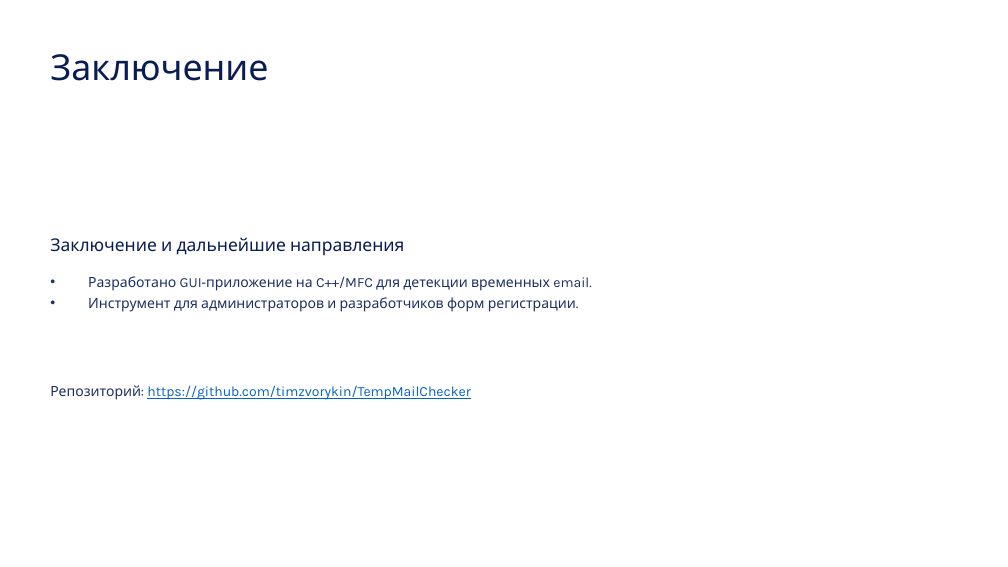
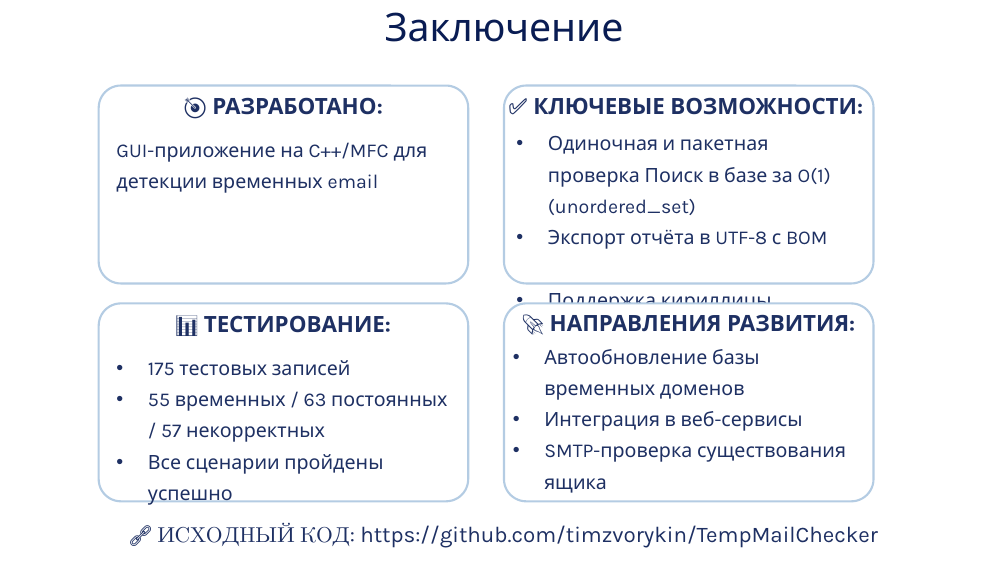
Before and after one commit to timzvorykin/TempMailChecker, a slide deck: slide 9 of Курсач презентация.pptx (slide 7 before the commit). Drawn at 1008x567 pixels with LibreOffice and Linux fonts; fonts in the diff are those of the drawing. Boxes give left, top, right and bottom in pixels: in the first picture for what was removed or moved away, otherwise in the second. Text is boxed around its words. In the diff, an @@ line names an element or a change of style, - is before the commit and + after.

```diff
--- a/Курсач презентация.pptx
+++ b/Курсач презентация.pptx
@@ text "Заключение": place and size @@
-text "Заключение" at (50,54,268,81)
+text "Заключение" at (385,12,624,42)
@@ text "Заключение" at (385,12,624,42): size 25.5 to 28 pt; alignment left to centre @@
@@ rounded rectangle added at (99,86,469,283), fill #FFFFFF, outline #B4CCE3 1.5 pt @@
@@ rounded rectangle added at (504,86,874,283), fill #FFFFFF, outline #B4CCE3 1.5 pt @@
@@ text added at (212,97,376,115), 16 pt, text #1E3063, bold @@
+🎯 РАЗРАБОТАНО:
@@ text added at (533,97,857,115), 16 pt, text #1E3063, bold @@
+✅ КЛЮЧЕВЫЕ ВОЗМОЖНОСТИ:
@@ text at (116,142,428,193): text changed; size 10 to 14 pt @@
-• Разработано GUI‑приложение на C++/MFC для детекции временных email.
-• Инструмент для администраторов и разработчиков форм регистрации.
+GUI-приложение на C++/MFC для детекции временных email
@@ text added at (548,167,831,304), 14 pt, text #1E3063 @@
+• Одиночная и пакетная проверка Поиск в базе за O(1)(unordered_set)
+• Экспорт отчёта в UTF-8 с BOM
+• Поддержка кириллицы
@@ text removed at (50,237,404,255) @@
-Заключение и дальнейшие направления
@@ rounded rectangle added at (99,303,469,501), fill #FFFFFF, outline #B4CCE3 1.5 pt @@
@@ text added at (204,315,385,333), 16 pt, text #1E3063, bold @@
+📊 ТЕСТИРОВАНИЕ:
@@ rounded rectangle added at (504,303,874,501), fill #FFFFFF, outline #B4CCE3 1.5 pt @@
@@ text added at (550,314,849,332), 16 pt, text #1E3063, bold @@
+🚀 НАПРАВЛЕНИЯ РАЗВИТИЯ:
@@ text added at (544,349,846,493), 14 pt, text #1E3063 @@
+• Автообновление базы временных доменов
+• Интеграция в веб-сервисы
+• SMTP-проверка существования ящика
@@ text added at (148,360,447,474), 14 pt, text #1E3063 @@
+• 175 тестовых записей
+• 55 временных / 63 постоянных / 57 некорректных
+• Все сценарии пройдены успешно
@@ text at (157,524,878,548): text changed; size 10 to 16 pt; text colour #0563C1 to #1E3063 @@
-Репозиторий: https://github.com/timzvorykin/TempMailChecker
+🔗 ИСХОДНЫЙ КОД: https://github.com/timzvorykin/TempMailChecker
```
Also in this commit, not shown: 6 other slides changed, 2 slides added.
